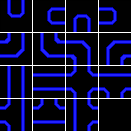
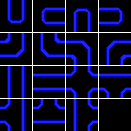
Revision of a layered 131x131 image; what changed, layer by layer:
painted on "00" over (7, 13, 25, 24)
painted on "01" over (41, 7, 52, 25)
painted on "02" over (73, 8, 91, 19)
painted on "03" over (112, 7, 123, 25)
